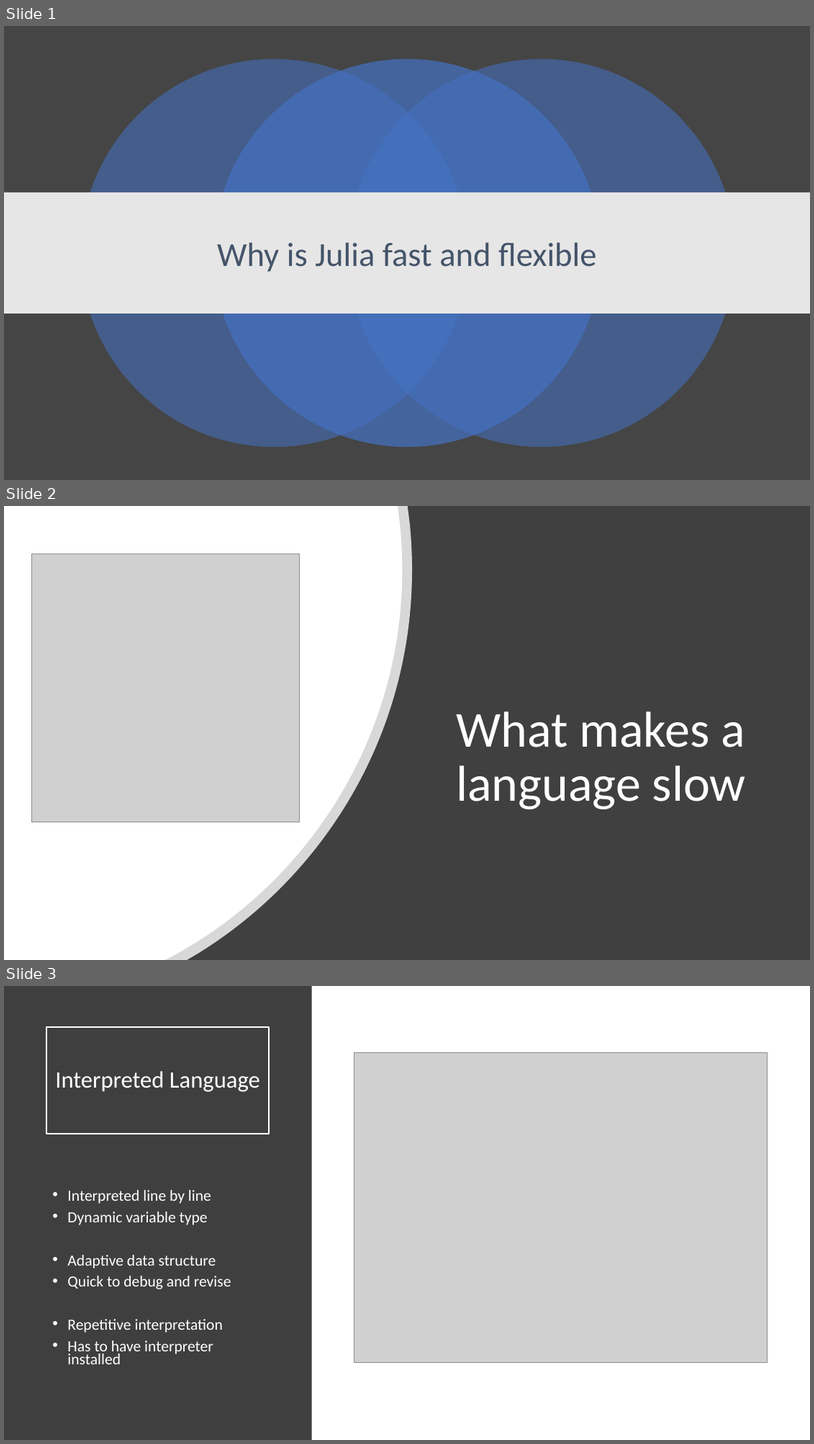
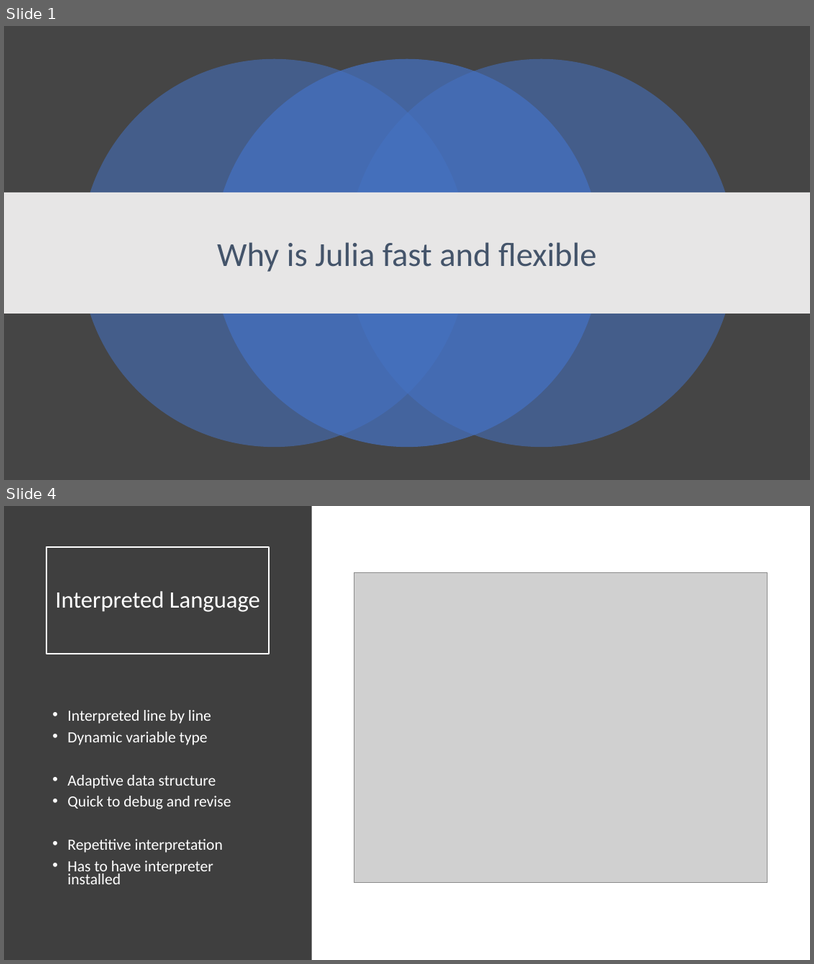
Before and after one commit to senresearch/julia-intro-docs, a slide deck: notebooks/xiaoqi-why-julia-fast.pptx. Shown one above the other, each under a label of ours: slides 1, 2 and 3 before the commit, slides 1 and 4 after it; the slides between them are not shown. The pictures are 814x1444 and 814x964 pixels, drawn with LibreOffice and Linux fonts; fonts in the diff are those of the drawing; grey boxes stand for pictures. Boxes give left, top, right and bottom in pixels: in the first picture for what was removed or moved away, otherwise in the second. Text is boxed around its words. In the diff, an @@ line names an element or a change of style, - is before the commit and + after.

Commit message:
edited slides

```diff
--- a/notebooks/xiaoqi-why-julia-fast.pptx
+++ b/notebooks/xiaoqi-why-julia-fast.pptx
@@ slide 2 removed at <box>4,506,810,960</box>, background #FFFFFF @@
@@ rectangle removed at <box>4,506,810,960</box> @@
@@ freeform shape removed at <box>4,506,412,960</box> @@
@@ freeform shape removed at <box>4,506,403,960</box> @@
@@ picture removed at <box>32,554,300,822</box> @@
@@ title removed at <box>456,711,746,809</box> @@
-What makes a language slow
@@ what was slide 3 is now slide 4 @@
```
Also in this commit, not shown: 2 slides added.
